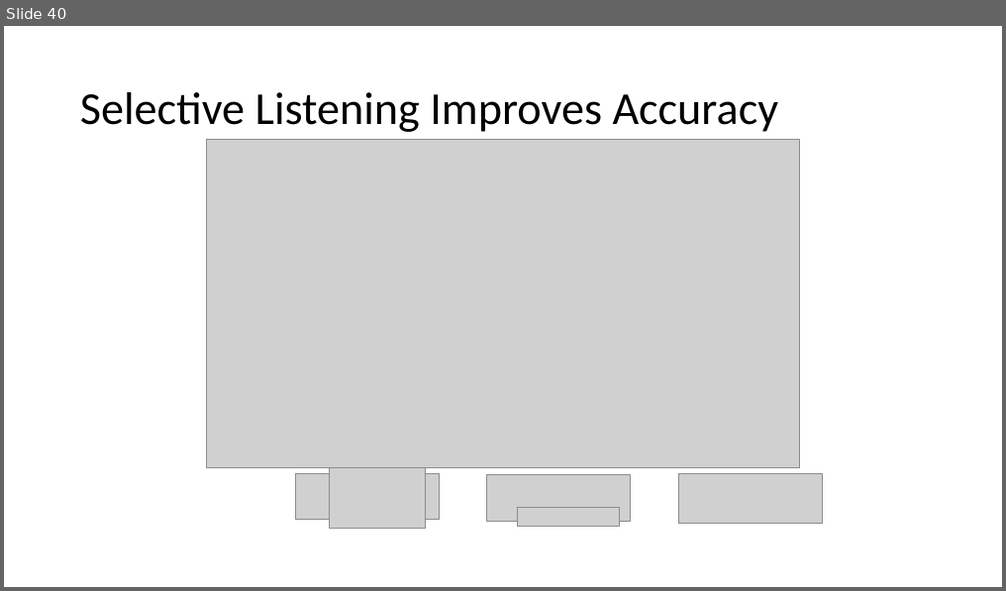
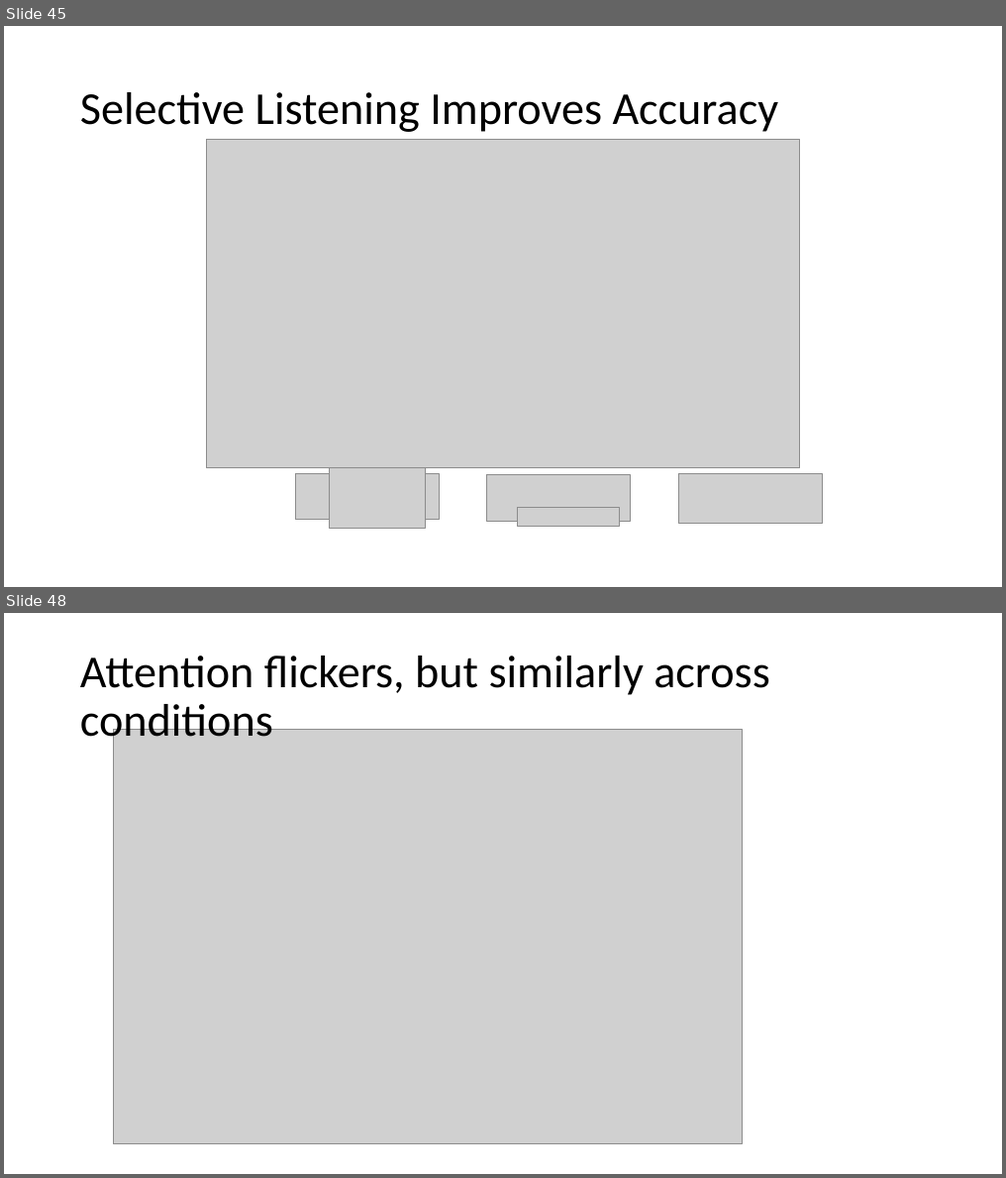
Before and after one commit to haberdashPI/german_track, a slide deck: presentations/ARO_2021/adapting_auditory_attention.pptx. Shown one above the other, each under a label of ours: slide 40 before the commit, slides 45 and 48 after it; the slides between them are not shown. The pictures are 1006x591 and 1006x1178 pixels, drawn with LibreOffice and Linux fonts; fonts in the diff are those of the drawing; grey boxes stand for pictures. Boxes give left, top, right and bottom in pixels: in the first picture for what was removed or moved away, otherwise in the second. Text is boxed around its words. In the diff, an @@ line names an element or a change of style, - is before the commit and + after.

```diff
--- a/presentations/ARO_2021/adapting_auditory_attention.pptx
+++ b/presentations/ARO_2021/adapting_auditory_attention.pptx
@@ slide 48 added at (4, 613, 1002, 1174), background #FFFFFF @@
@@ title added at (80, 656, 769, 748), 44 pt, text #000000 @@
+Attention flickers, but similarly across conditions
@@ picture added at (113, 730, 743, 1145) @@
@@ what was slide 40 is now slide 45 @@
```
Also in this commit, not shown: 5 slides changed, 26 other slides added, 22 slides removed.
